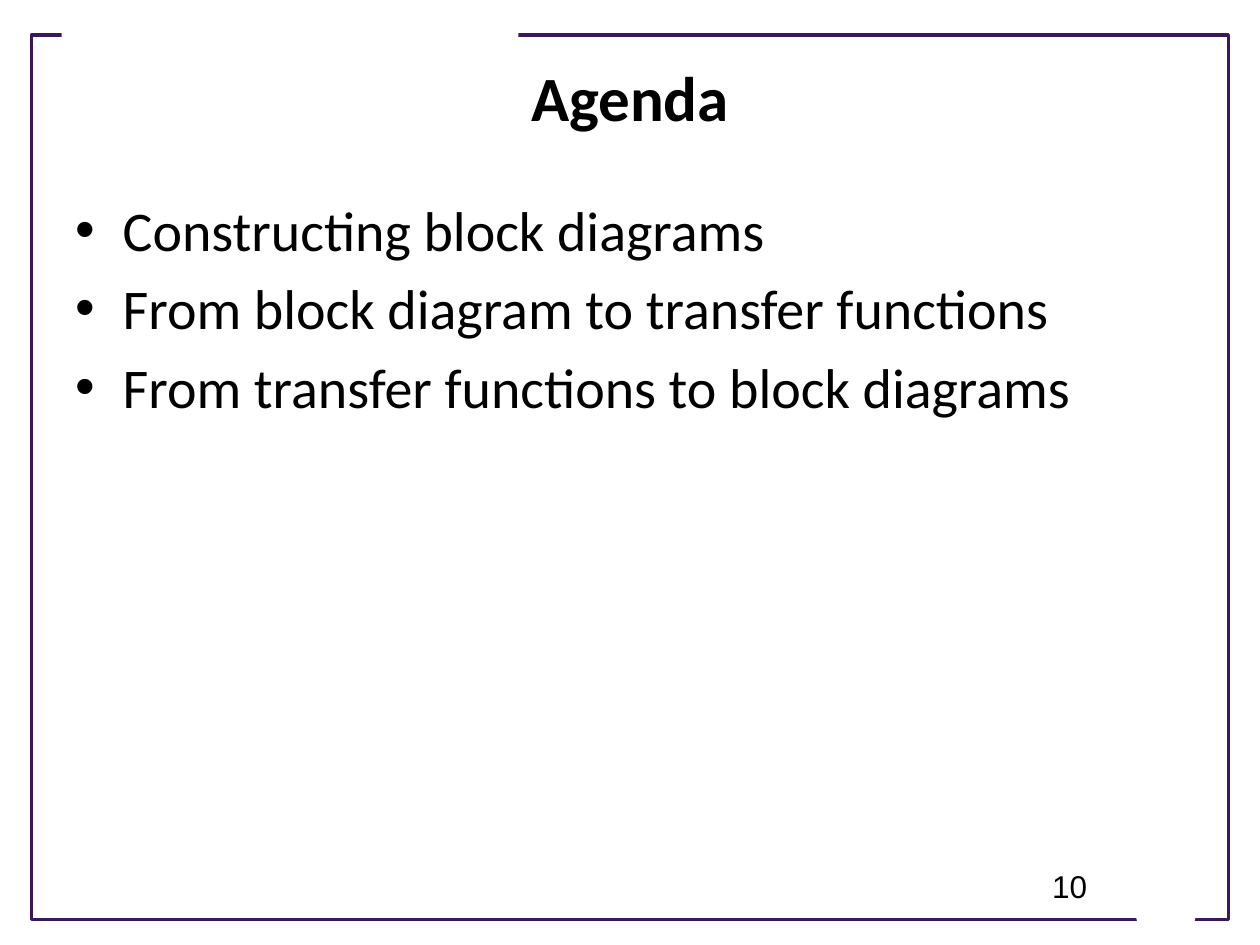
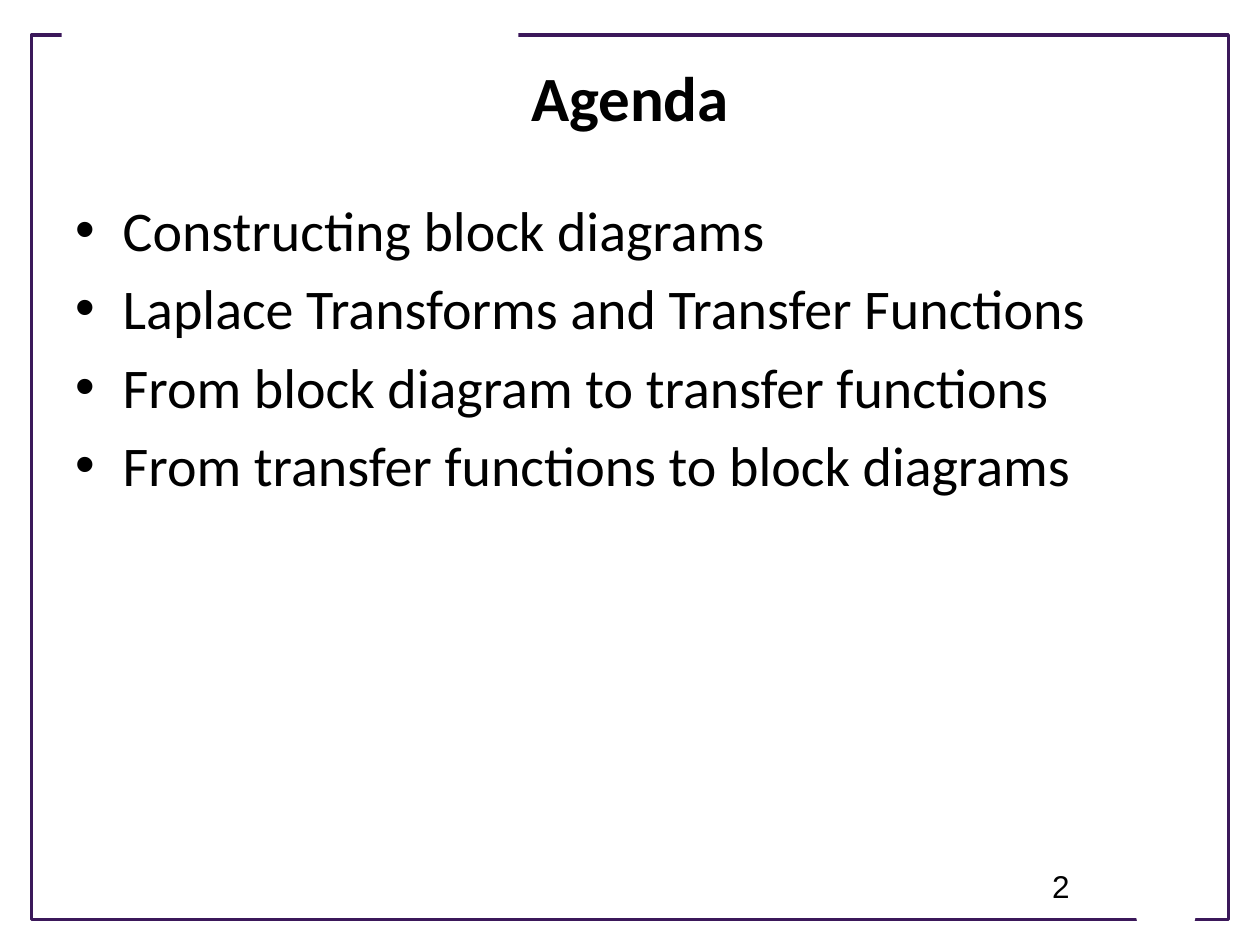
Before and after one commit to joseph-hellerstein/advanced-controls-lectures, a slide deck: slide 2 of Lecture_8-Analysis-Using-Block-Diagrams/Analysis-Using-Block-Diagrams.pptx (slide 10 before the commit). Drawn at 1260x945 pixels with LibreOffice and Linux fonts; fonts in the diff are those of the drawing; background and template pictures are left out. Boxes give left, top, right and bottom in pixels: in the first picture for what was removed or moved away, otherwise in the second. Text is boxed around its words. In the diff, an @@ line names an element or a change of style, - is before the commit and + after.

```diff
--- a/Lecture_8-Analysis-Using-Block-Diagrams/Analysis-Using-Block-Diagrams.pptx
+++ b/Lecture_8-Analysis-Using-Block-Diagrams/Analysis-Using-Block-Diagrams.pptx
@@ text at [123,290,1084,338]: paragraph added @@
+• Laplace Transforms and Transfer Functions
@@ page number at [1052,876,1070,898]: text changed @@
-10
+2
```
Also in this commit, not shown: 5 other slides changed, 14 slides added, 1 other file.
